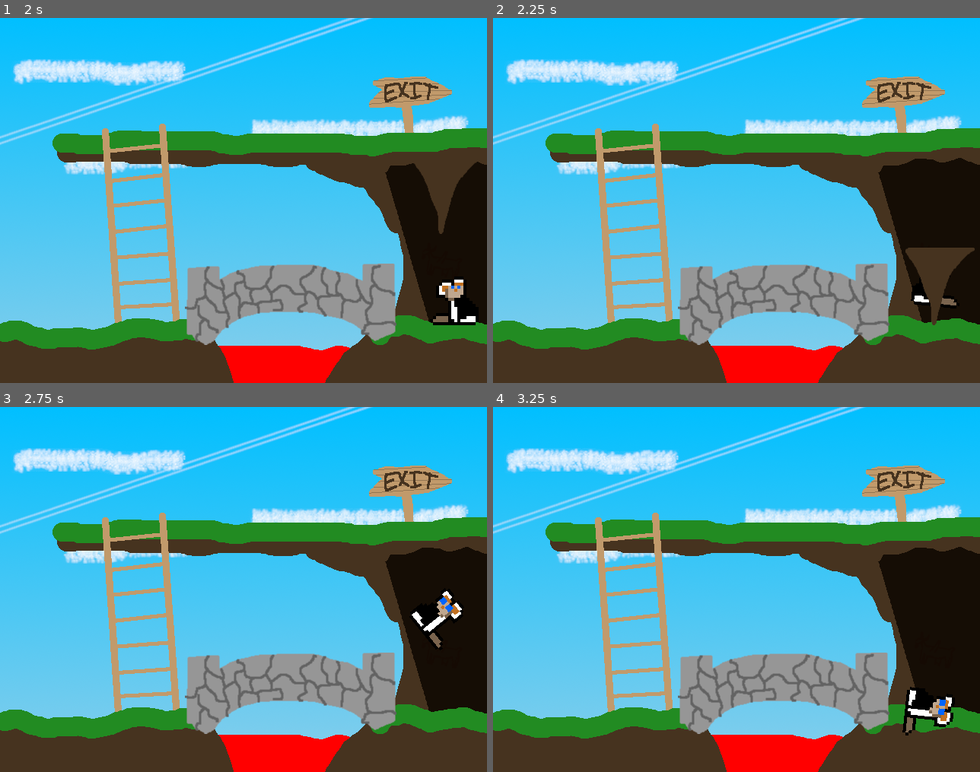
Above: before the commit, frames 1-4 (two rows, left to right).
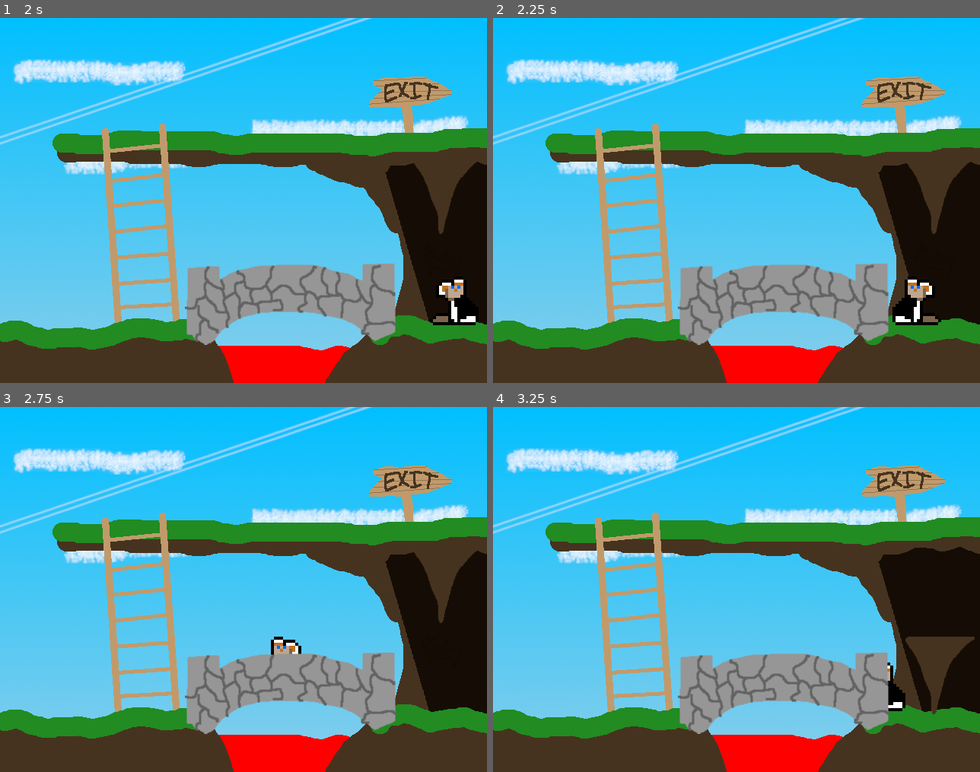
Above: after the commit, the same moments.

Repository: swashdev/minigame-madness
Game: Godot game, scene res://mini/lose/scenes/lose_minigame.tscn
The game is run twice, just before and just after one commit, with the same random seed, the same clock (stepped at 60 frames per second) and the same inputs. This scene is started directly instead of the project's main scene.
Inputs:
- Up to frame 1 (2 s): tap Enter at 0.5 s; hold Right (ui_right) from 0.53 s (still down); tap Space (ui_select) at 0.77, 1.52 s
- Up to frame 2 (2.25 s): release Right (ui_right) at 2.03 s; hold Left (ui_left) from 2.03 s (still down)
- Up to frame 3 (2.75 s): keep holding Left (ui_left)
- Up to frame 4 (3.25 s): release Left (ui_left) at 2.78 s; hold Right (ui_right) from 2.78 s (still down); tap Space (ui_select) at 3.02 s

Frame 1 is identical in both runs. In frame 2, 2.9% of the frame differs, in the area x 82-99%, y 38-85%; in frame 3, 1.6%; in frame 4, 2.1%.

Commit message:
[LOSE] extend timer on spike to 3 seconds.
On the principle that if something is easy enough for the designer it is
almost certainly too hard for an average player, the timer on the
falling spike has been extended from 2 seconds to 3 seconds.

Diff:
--- a/mini/lose/scenes/lose_minigame.tscn
+++ b/mini/lose/scenes/lose_minigame.tscn
@@ -128,7 +128,7 @@
 polygon = PoolVector2Array( -44.2618, -42.711, 39.1532, -43.9026, -7.71814, 51.8261 )
 
 [node name="Timer" type="Timer" parent="Spike"]
-wait_time = 2.0
+wait_time = 3.0
 one_shot = true
 autostart = true
 
